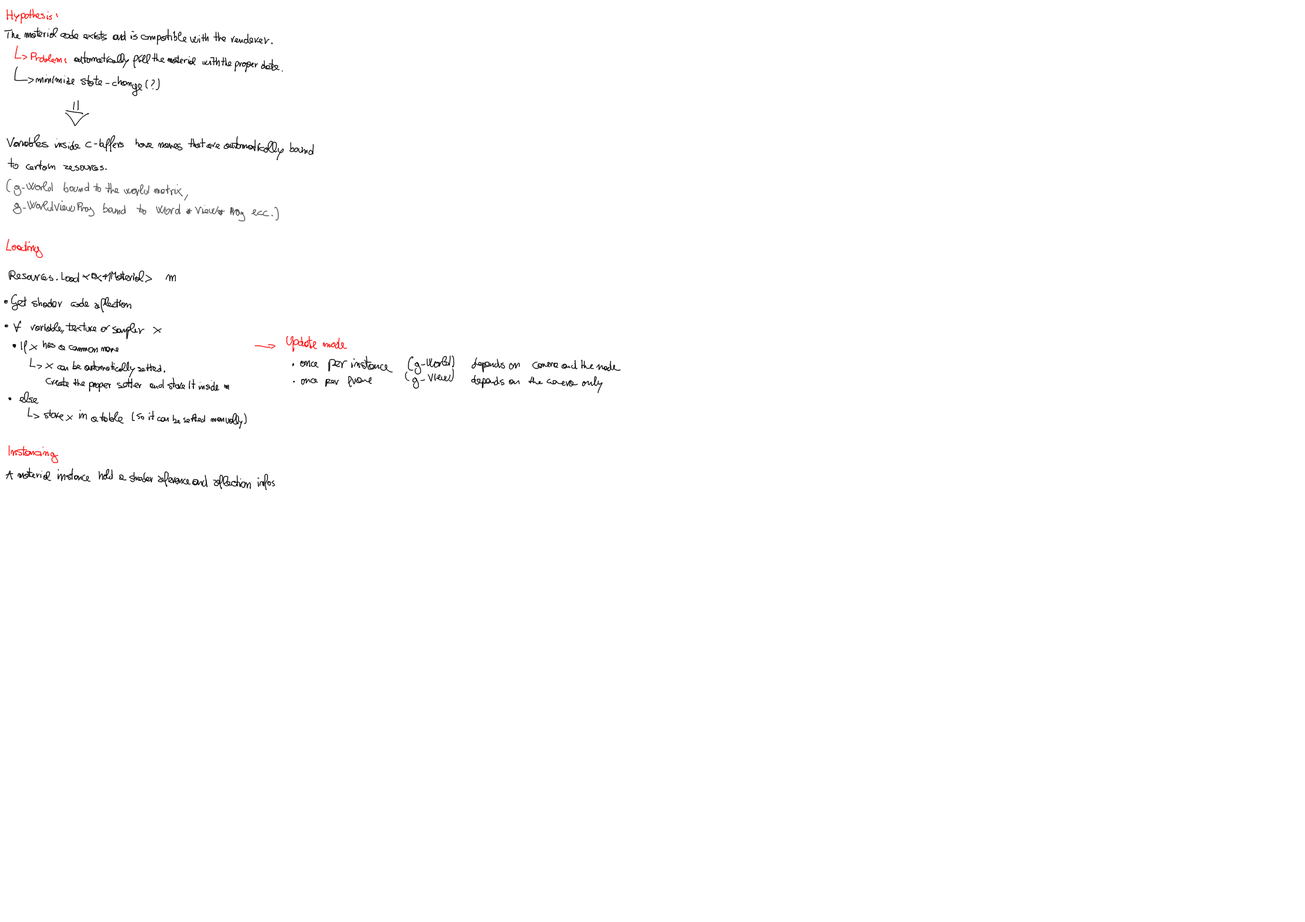
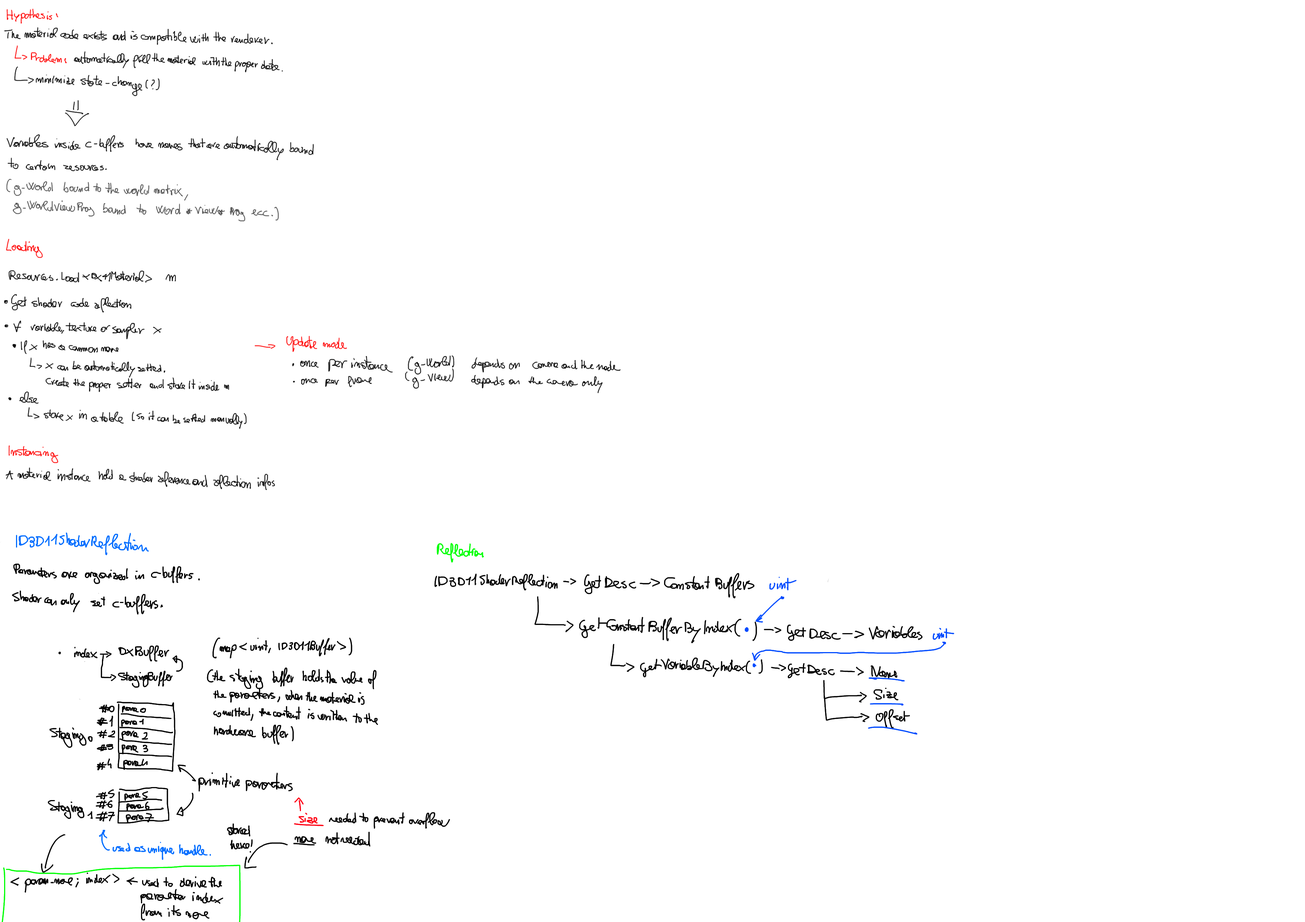
Two versions of the same layered image (1305x922). Layer-by-layer changes:
painted on "Background" over <box>0,532,954,922</box>
